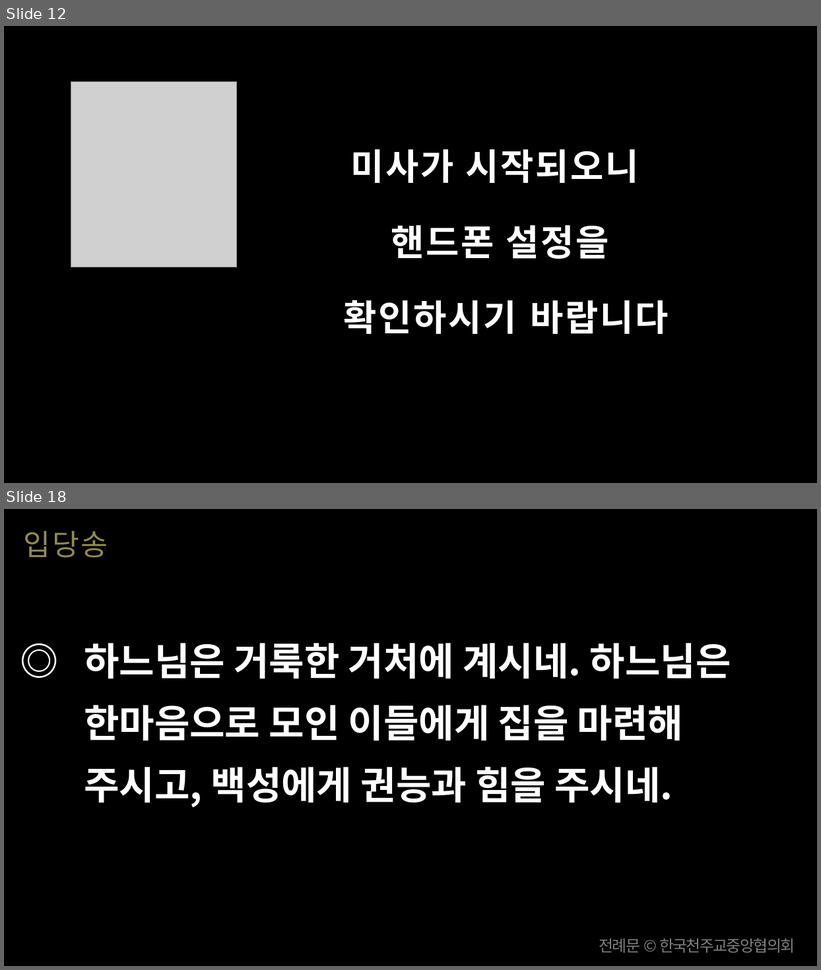
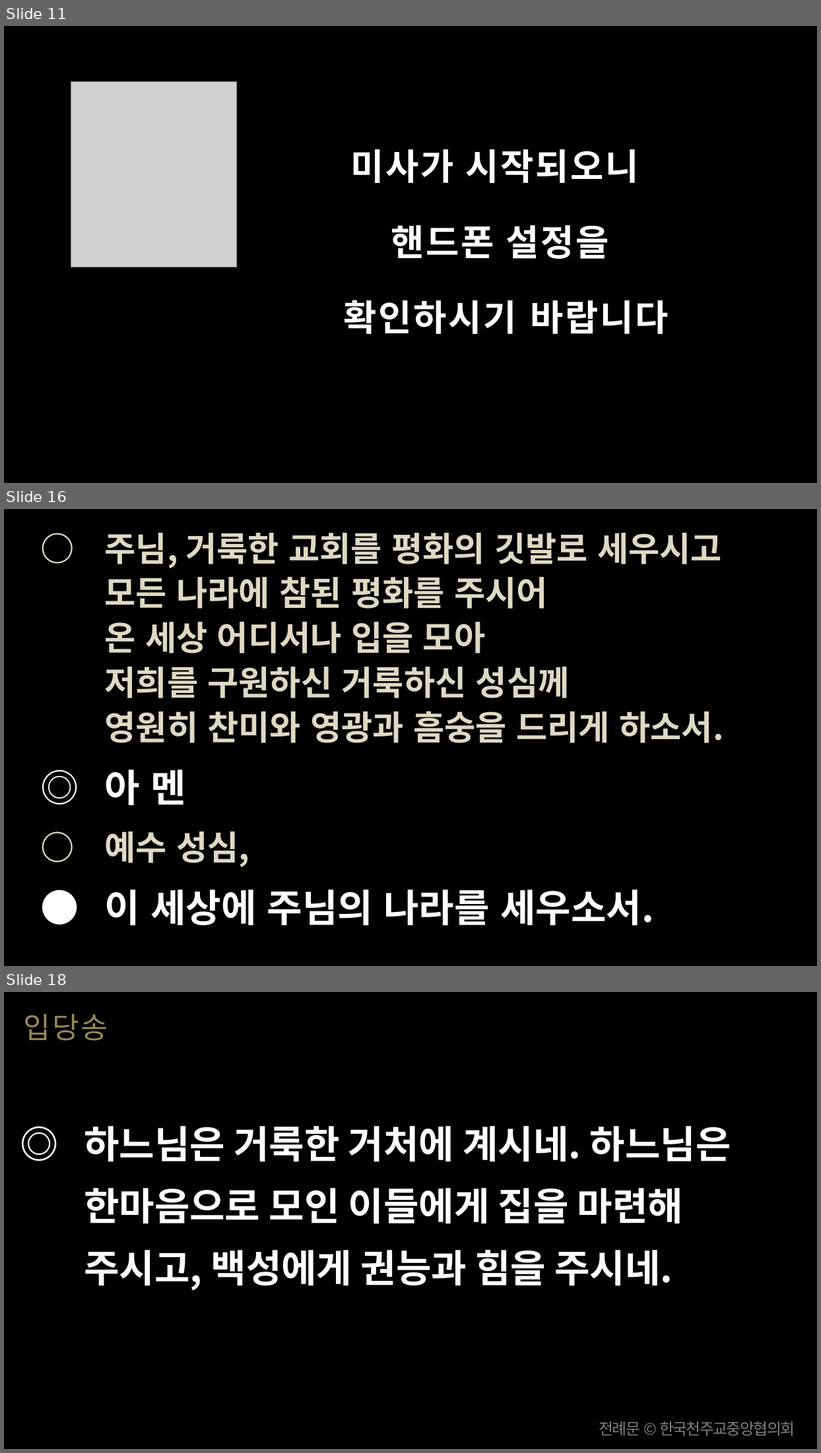
Before and after one commit to scottpark/missa_ppt, a slide deck: 20260726/20260726_연중 제17주일.pptx. Shown one above the other, each under a label of ours: slides 12 and 18 before the commit, slides 11, 16 and 18 after it; the slides between them are not shown. The pictures are 821x970 and 821x1453 pixels, drawn with LibreOffice and Linux fonts; fonts in the diff are those of the drawing; grey boxes stand for pictures. Boxes give left, top, right and bottom in pixels: in the first picture for what was removed or moved away, otherwise in the second. Text is boxed around its words. In the diff, an @@ line names an element or a change of style, - is before the commit and + after.

```diff
--- a/20260726/20260726_연중 제17주일.pptx
+++ b/20260726/20260726_연중 제17주일.pptx
@@ slide 16 added at bbox=[4, 509, 817, 966], background #000000 @@
@@ text added at bbox=[105, 533, 724, 926], 30 pt, text #DDD9C3, bold @@
+○ 주님, 거룩한 교회를 평화의 깃발로 세우시고
+모든 나라에 참된 평화를 주시어
+온 세상 어디서나 입을 모아
+저희를 구원하신 거룩하신 성심께
+영원히 찬미와 영광과 흠숭을 드리게 하소서.
+◎ 아 멘
+○ 예수 성심,
+● 이 세상에 주님의 나라를 세우소서.
@@ what was slide 12 is now slide 11 @@
```
Also in this commit, not shown: 11 slides changed, 19 other slides added, 35 slides removed, 9 other files.
